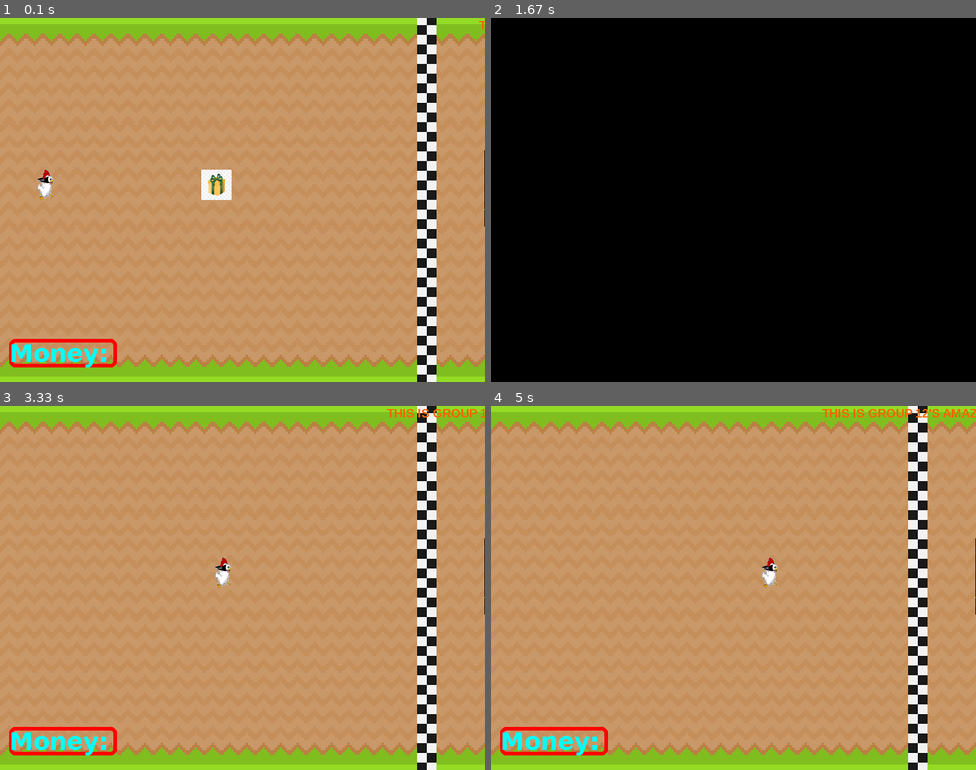
Above: before the commit, frames 1-4 (two rows, left to right).
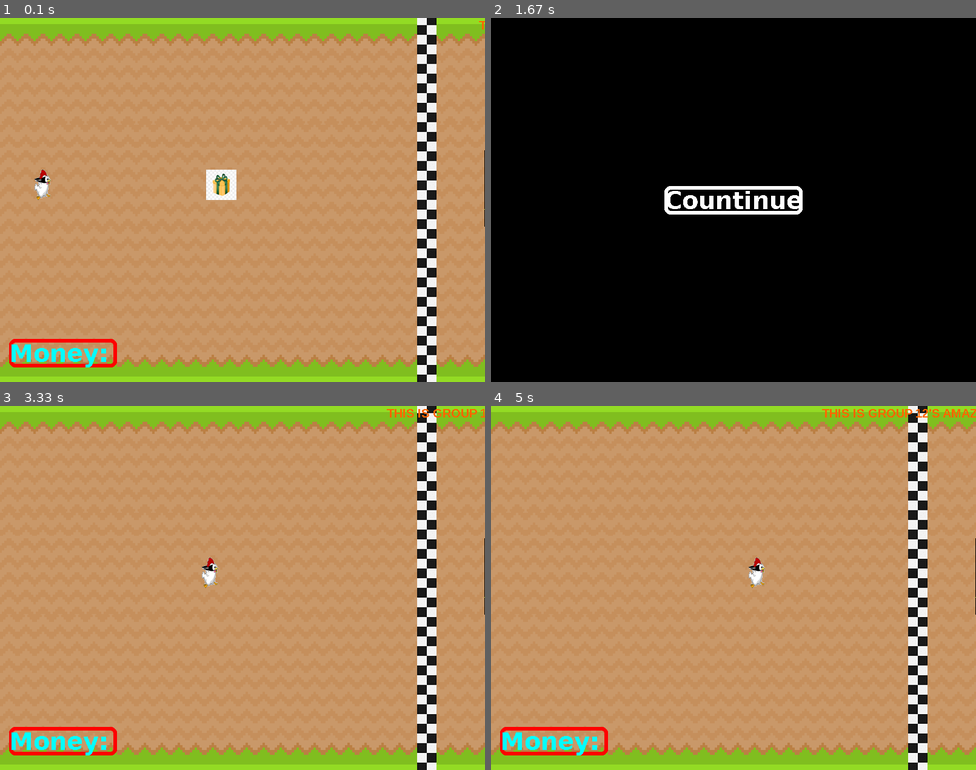
Above: after the commit, the same moments.

Repository: User12694/Animoney_Racetrack
Game: pygame game, started from main/main.py
The game is run twice, just before and just after one commit, with the same random seed, the same clock (stepped at 60 frames per second) and the same inputs.
Inputs (mouse positions are in pixels of both pictures, inside the frame that each line leads up to):
- Up to frame 1 (0.1 s): no input
- Up to frame 2 (1.67 s): hold Esc 0.33-0.8 s; move the mouse to (714, 214) at 0.37 s; press the mouse at (733, 200) at 0.87 s; move the mouse to (651, 156) at 0.97 s; release the mouse at (568, 112) at 1.1 s; hold Esc 1.17-1.63 s
- Up to frame 3 (3.33 s): press the mouse at (242, 588) at 1.7 s; move the mouse to (223, 649) at 1.8 s; release the mouse at (198, 715) at 1.93 s; hold Esc 2-2.47 s; press the mouse at (242, 588) at 2.53 s; move the mouse to (329, 624) at 2.63 s; release the mouse at (421, 660) at 2.77 s; tap Esc at 2.83 s; press the mouse at (242, 588) at 3.2 s; move the mouse to (257, 551) at 3.3 s
- Up to frame 4 (5 s): release the mouse at (762, 515) at 3.43 s; hold Esc 3.5-3.97 s; press the mouse at (733, 588) at 4.03 s; move the mouse to (733, 555) at 4.13 s; release the mouse at (738, 518) at 4.27 s; tap Esc at 4.33 s; press the mouse at (733, 588) at 4.7 s; move the mouse to (655, 537) at 4.8 s; release the mouse at (583, 486) at 4.93 s

The runs differ from the first frame. In frame 1, 0.6% of the frame differs, in the area x 7-49%, y 41-50%; in frame 2, 1.2%, in the area x 35-65%, y 46-54%; in frame 3, 0.4%; in frame 4, 0.4%.

Commit message:
đã fix xong nút pause + thêm hiệu ứng choáng

Diff:
--- a/main/main.py
+++ b/main/main.py
@@ -33,15 +33,15 @@
 scoreBoard_Box = scoreBoard.get_rect(center = (WINDOW_SIZES[WINDOW_SIZE_INDEX][0] * 0.13, WINDOW_SIZES[WINDOW_SIZE_INDEX][1] * 0.92))
 
 #Nhân vật (Sau này có thể đặt vào trong class để dễ quản lý)
-Character1_Speed = 5
+Character1_Speed = 4
 Character1_Suf = CreateImg('assets/characters/Testchar.png')
 Character1_Box = Character1_Suf.get_rect(midbottom = (50, 300))
 Character1_Run = True
 
 #Lucky box
 activateLuckyBox = False
-luckyBox_Pos = random.randint(100, 400)
-luckyBox_Effect = random.randint(0, 1)
+luckyBox_Pos = random.randint(150, 400)
+luckyBox_Effect = random.randint(0, 2)
 luckyBox = CreateImg("assets/item/luckyBox.png")
 luckyBox_Box = luckyBox.get_rect(midbottom = (luckyBox_Pos, 300))
 
@@ -59,77 +59,87 @@
 FinishLine = CreateImg('assets/terrains/FinishLine.png')
 FinishLine_Box = FinishLine.get_rect(topright = (WINDOW_SIZES[WINDOW_SIZE_INDEX][0] * 0.9, 0))
 
-#Hàm pause(đang bị lỗi)
-Pause = False
+#Các trạng thái
+DizzyTime = 60
+ActivateDizzy = False
+
+#Trạng thái game
+STAGE = ["GamePlay", "Pause"]
+STAGE_INDEX = 0
 
 #Đây là main loop
 def main():
     while True:
-        #Pause (Đang bị lỗi)
-        global Pause
-        if Pause:
-            while Pause:
-                screen.fill('black')
-                button = KieuChu1.render("Quit", False, 'white')
-                button_Box = button.get_rect(center = (WINDOW_SIZES[WINDOW_SIZE_INDEX][0] / 2, WINDOW_SIZES[WINDOW_SIZE_INDEX][1] / 2))
-                for event in pygame.event.get():
-                    if event.type == pygame.QUIT:
-                        pygame.quit()
-                        sys.exit()
-                    if event.type == pygame.K_ESCAPE:
-                        Pause = False
-                    if event.type == pygame.MOUSEBUTTONDOWN:
-                        if button_Box.collidepoint(event.pos):
-                            Pause = False
-                pygame.display.update()
-                clock.tick(60)
+        #Kích thước màn hình
+        global WINDOW_SIZE_INDEX
 
-        #Ảnh nền
-        screen.blit(Background,(0,0))
-        screen.blit(FinishLine, FinishLine_Box)
+        #Trạng thái game
+        global STAGE_INDEX
 
-        #Nhân vật + nhạc khi win (test)
-        global Character1_Speed
-        global Character1_Run
-        global Victory_sound_Play
-        screen.blit(Character1_Suf, Character1_Box)
-        if Character1_Run:
-            Character1_Box.x += Character1_Speed
-        if Character1_Box.right == FinishLine_Box.right:
-            Character1_Run = False
-            if Victory_sound_Play:
-                Victory_sound.play()
-                Victory_sound_Play = False
+        match STAGE[STAGE_INDEX]:
+            case "GamePlay":
+                #Ảnh nền
+                screen.blit(Background,(0,0))
+                screen.blit(FinishLine, FinishLine_Box)
 
-        #Lucky box
-        global activateLuckyBox
-        if not activateLuckyBox:
-            screen.blit(luckyBox, luckyBox_Box)
-        if Character1_Box.colliderect(luckyBox_Box):
-            if not activateLuckyBox:
-            #Kích hoạt hiệu ứng(Tạm)
-                Character1_Speed = Character1_Speed - 3
-                activateLuckyBox = True
-                # Khoan có lỗi gì đó :))
-                # match luckyBox_Effect:
-                #     case 1:
-                #         Character1_Speed -= 3
-                #         break
-                #     case 2:
-                #         Character1_Speed += 5
-                #         break
+                #Nhân vật + nhạc khi win (test)
+                global Character1_Speed
+                global Character1_Run
+                global Victory_sound_Play
+                screen.blit(Character1_Suf, Character1_Box)
+                if Character1_Run:
+                    Character1_Box.x += Character1_Speed
+                if Character1_Box.x > FinishLine_Box.x:
+                    Character1_Run = False
+                    if Victory_sound_Play:
+                        Victory_sound.play()
+                        Victory_sound_Play = False
 
-        #Bảng điểm
-        pygame.draw.rect(screen, "red", scoreBoard_Box, 6, 10)
-        screen.blit(scoreBoard, scoreBoard_Box)
+                #Lucky box
+                global ActivateDizzy
+                global activateLuckyBox
+                global DizzyTime
+                if not activateLuckyBox:
+                    screen.blit(luckyBox, luckyBox_Box)
+                if Character1_Box.colliderect(luckyBox_Box):
+                    if not activateLuckyBox:
+                        #Kích hoạt hiệu ứng(Tạm)
+                        match luckyBox_Effect:
+                            case 0:
+                                Character1_Speed -= 2
+                            case 1:
+                                Character1_Speed += 3
+                            case 2:
+                                ActivateDizzy = True
+
+                        activateLuckyBox = True
+                #Choáng
+                if ActivateDizzy == True:
+                    Character1_Speed = 0
+                    DizzyTime -= 1
+                if DizzyTime == 0:
+                    Character1_Speed += 3
+                    DizzyTime = 150
+                    ActivateDizzy = False
+
+                #Bảng điểm
+                pygame.draw.rect(screen, "red", scoreBoard_Box, 6, 10)
+                screen.blit(scoreBoard, scoreBoard_Box)
 
 
-        #Chữ chạy
-        screen.blit(ChuChay1_surface, ChuChay1_Box)
-        ChuChay1_Box.x -= 2
-        if ChuChay1_Box.right <= 0:
-            ChuChay1_Box.x = WINDOW_SIZES[WINDOW_SIZE_INDEX][0]
+                #Chữ chạy
+                screen.blit(ChuChay1_surface, ChuChay1_Box)
+                ChuChay1_Box.x -= 2
+                if ChuChay1_Box.right <= 0:
+                    ChuChay1_Box.x = WINDOW_SIZES[WINDOW_SIZE_INDEX][0]
+            case "Pause":
+                screen.fill('black')
+                button = KieuChu2.render("Countinue", False, "white")
+                button_Box = button.get_rect(center = (WINDOW_SIZES[WINDOW_SIZE_INDEX][0] / 2, WINDOW_SIZES[WINDOW_SIZE_INDEX][1] / 2))
+                pygame.draw.rect(screen, "white", button_Box, 6, 10)
+                screen.blit(button, (button_Box))
 
+        #Chuyển trạng thái game
         for event in pygame.event.get():
             if event.type == pygame.QUIT:
                 pygame.quit()
@@ -137,13 +147,14 @@
             # Nhấn phím ESC sẽ kích hoạt Pause
             if event.type == pygame.KEYDOWN:
                 if event.key == pygame.K_ESCAPE:
-                    Pause = True
+                    STAGE_INDEX = 1
+            if event.type == pygame.MOUSEBUTTONDOWN:
+                if button_Box.collidepoint(event.pos):
+                    STAGE_INDEX = 0
             # Code để tìm vị trí cụ thể trên màn hình
             # if event.type == pygame.MOUSEMOTION:
             #     print(event.pos)
 
-
-
         pygame.display.update()
         clock.tick(60)
 main()
--- a/progress/THTSang/startLoop.py
+++ b/progress/THTSang/startLoop.py
@@ -33,15 +33,15 @@
 scoreBoard_Box = scoreBoard.get_rect(center = (WINDOW_SIZES[WINDOW_SIZE_INDEX][0] * 0.13, WINDOW_SIZES[WINDOW_SIZE_INDEX][1] * 0.92))
 
 #Nhân vật (Sau này có thể đặt vào trong class để dễ quản lý)
-Character1_Speed = 5
+Character1_Speed = 4
 Character1_Suf = CreateImg('assets/characters/Testchar.png')
 Character1_Box = Character1_Suf.get_rect(midbottom = (50, 300))
 Character1_Run = True
 
 #Lucky box
 activateLuckyBox = False
-luckyBox_Pos = random.randint(100, 400)
-luckyBox_Effect = random.randint(0, 1)
+luckyBox_Pos = random.randint(150, 400)
+luckyBox_Effect = random.randint(0, 2)
 luckyBox = CreateImg("assets/item/luckyBox.png")
 luckyBox_Box = luckyBox.get_rect(midbottom = (luckyBox_Pos, 300))
 
@@ -59,77 +59,87 @@
 FinishLine = CreateImg('assets/terrains/FinishLine.png')
 FinishLine_Box = FinishLine.get_rect(topright = (WINDOW_SIZES[WINDOW_SIZE_INDEX][0] * 0.9, 0))
 
-#Hàm pause(đang bị lỗi)
-Pause = False
+#Các trạng thái
+DizzyTime = 60
+ActivateDizzy = False
+
+#Trạng thái game
+STAGE = ["GamePlay", "Pause"]
+STAGE_INDEX = 0
 
 #Đây là main loop
 def main():
     while True:
-        #Pause (Đang bị lỗi)
-        global Pause
-        if Pause:
-            while Pause:
-                screen.fill('black')
-                button = KieuChu1.render("Quit", False, 'white')
-                button_Box = button.get_rect(center = (WINDOW_SIZES[WINDOW_SIZE_INDEX][0] / 2, WINDOW_SIZES[WINDOW_SIZE_INDEX][1] / 2))
-                for event in pygame.event.get():
-                    if event.type == pygame.QUIT:
-                        pygame.quit()
-                        sys.exit()
-                    if event.type == pygame.K_ESCAPE:
-                        Pause = False
-                    if event.type == pygame.MOUSEBUTTONDOWN:
-                        if button_Box.collidepoint(event.pos):
-                            Pause = False
-                pygame.display.update()
-                clock.tick(60)
+        #Kích thước màn hình
+        global WINDOW_SIZE_INDEX
 
-        #Ảnh nền
-        screen.blit(Background,(0,0))
-        screen.blit(FinishLine, FinishLine_Box)
+        #Trạng thái game
+        global STAGE_INDEX
 
-        #Nhân vật + nhạc khi win (test)
-        global Character1_Speed
-        global Character1_Run
-        global Victory_sound_Play
-        screen.blit(Character1_Suf, Character1_Box)
-        if Character1_Run:
-            Character1_Box.x += Character1_Speed
-        if Character1_Box.right == FinishLine_Box.right:
-            Character1_Run = False
-            if Victory_sound_Play:
-                Victory_sound.play()
-                Victory_sound_Play = False
+        match STAGE[STAGE_INDEX]:
+            case "GamePlay":
+                #Ảnh nền
+                screen.blit(Background,(0,0))
+                screen.blit(FinishLine, FinishLine_Box)
 
-        #Lucky box
-        global activateLuckyBox
-        if not activateLuckyBox:
-            screen.blit(luckyBox, luckyBox_Box)
-        if Character1_Box.colliderect(luckyBox_Box):
-            if not activateLuckyBox:
-            #Kích hoạt hiệu ứng(Tạm)
-                Character1_Speed = Character1_Speed - 3
-                activateLuckyBox = True
-                # Khoan có lỗi gì đó :))
-                # match luckyBox_Effect:
-                #     case 1:
-                #         Character1_Speed -= 3
-                #         break
-                #     case 2:
-                #         Character1_Speed += 5
-                #         break
+                #Nhân vật + nhạc khi win (test)
+                global Character1_Speed
+                global Character1_Run
+                global Victory_sound_Play
+                screen.blit(Character1_Suf, Character1_Box)
+                if Character1_Run:
+                    Character1_Box.x += Character1_Speed
+                if Character1_Box.x > FinishLine_Box.x:
+                    Character1_Run = False
+                    if Victory_sound_Play:
+                        Victory_sound.play()
+                        Victory_sound_Play = False
 
-        #Bảng điểm
-        pygame.draw.rect(screen, "red", scoreBoard_Box, 6, 10)
-        screen.blit(scoreBoard, scoreBoard_Box)
+                #Lucky box
+                global ActivateDizzy
+                global activateLuckyBox
+                global DizzyTime
+                if not activateLuckyBox:
+                    screen.blit(luckyBox, luckyBox_Box)
+                if Character1_Box.colliderect(luckyBox_Box):
+                    if not activateLuckyBox:
+                        #Kích hoạt hiệu ứng(Tạm)
+                        match luckyBox_Effect:
+                            case 0:
+                                Character1_Speed -= 2
+                            case 1:
+                                Character1_Speed += 3
+                            case 2:
+                                ActivateDizzy = True
+
+                        activateLuckyBox = True
+                #Choáng
+                if ActivateDizzy == True:
+                    Character1_Speed = 0
+                    DizzyTime -= 1
+                if DizzyTime == 0:
+                    Character1_Speed += 3
+                    DizzyTime = 150
+                    ActivateDizzy = False
+
+                #Bảng điểm
+                pygame.draw.rect(screen, "red", scoreBoard_Box, 6, 10)
+                screen.blit(scoreBoard, scoreBoard_Box)
 
 
-        #Chữ chạy
-        screen.blit(ChuChay1_surface, ChuChay1_Box)
-        ChuChay1_Box.x -= 2
-        if ChuChay1_Box.right <= 0:
-            ChuChay1_Box.x = WINDOW_SIZES[WINDOW_SIZE_INDEX][0]
+                #Chữ chạy
+                screen.blit(ChuChay1_surface, ChuChay1_Box)
+                ChuChay1_Box.x -= 2
+                if ChuChay1_Box.right <= 0:
+                    ChuChay1_Box.x = WINDOW_SIZES[WINDOW_SIZE_INDEX][0]
+            case "Pause":
+                screen.fill('black')
+                button = KieuChu2.render("Countinue", False, "white")
+                button_Box = button.get_rect(center = (WINDOW_SIZES[WINDOW_SIZE_INDEX][0] / 2, WINDOW_SIZES[WINDOW_SIZE_INDEX][1] / 2))
+                pygame.draw.rect(screen, "white", button_Box, 6, 10)
+                screen.blit(button, (button_Box))
 
+        #Chuyển trạng thái game
         for event in pygame.event.get():
             if event.type == pygame.QUIT:
                 pygame.quit()
@@ -137,13 +147,14 @@
             # Nhấn phím ESC sẽ kích hoạt Pause
             if event.type == pygame.KEYDOWN:
                 if event.key == pygame.K_ESCAPE:
-                    Pause = True
+                    STAGE_INDEX = 1
+            if event.type == pygame.MOUSEBUTTONDOWN:
+                if button_Box.collidepoint(event.pos):
+                    STAGE_INDEX = 0
             # Code để tìm vị trí cụ thể trên màn hình
             # if event.type == pygame.MOUSEMOTION:
             #     print(event.pos)
 
-
-
         pygame.display.update()
         clock.tick(60)
 main()
